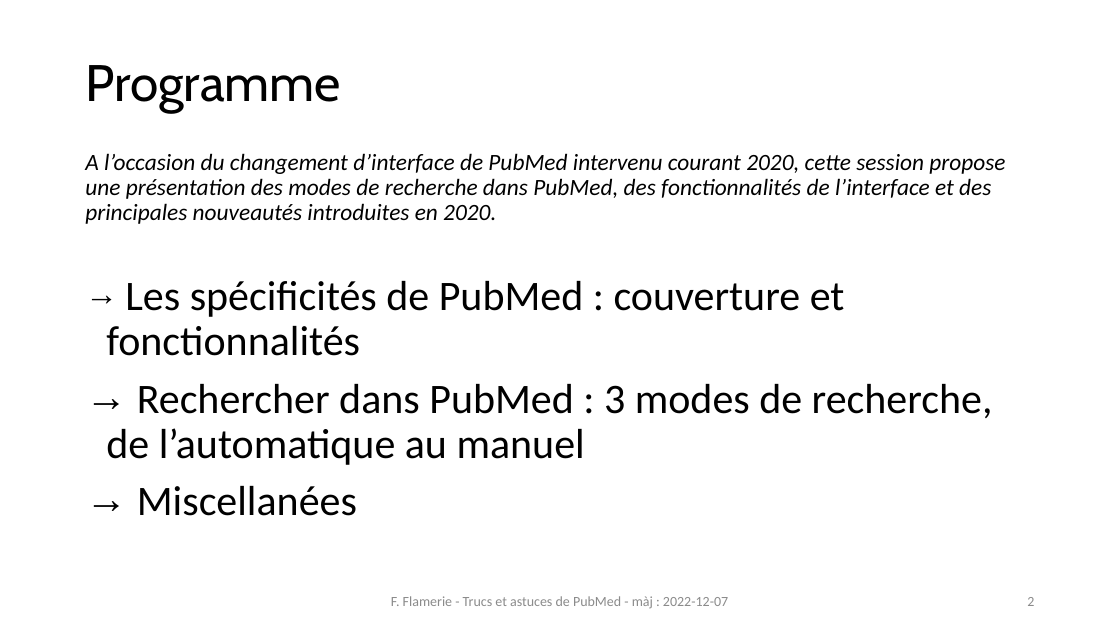
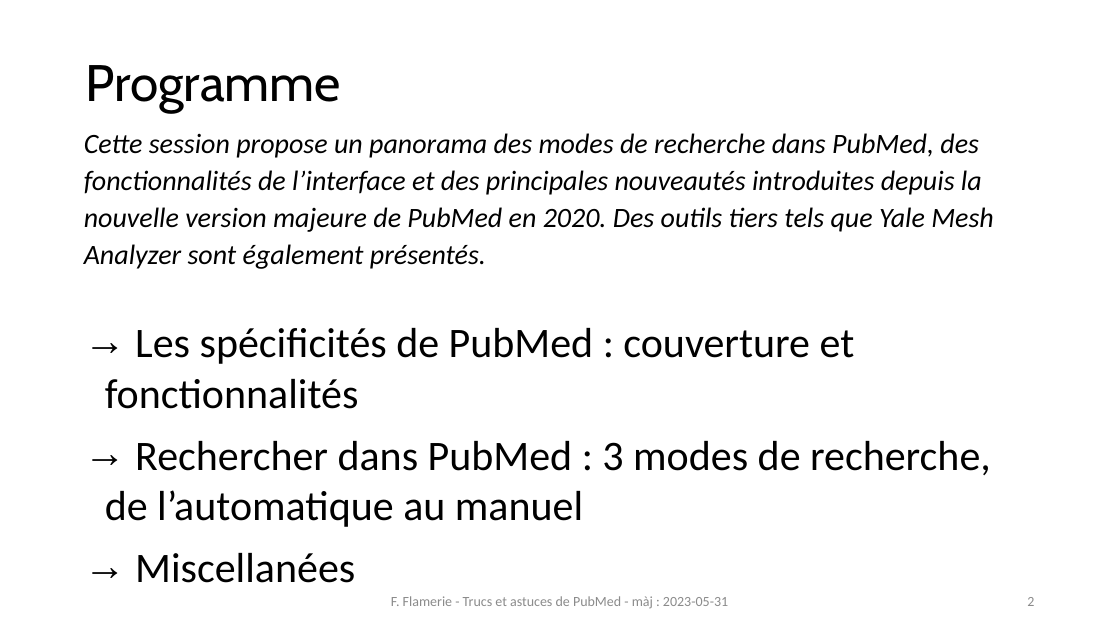
Before and after one commit to fflamerie/formbiblio, a slide deck: slide 2 of docs/module1-2_pubmed.pptx. Drawn at 1120x630 pixels with LibreOffice and Linux fonts; fonts in the diff are those of the drawing. Boxes give left, top, right and bottom in pixels: in the first picture for what was removed or moved away, otherwise in the second. Text is boxed around its words. In the diff, an @@ line names an element or a change of style, - is before the commit and + after.

```diff
--- a/docs/module1-2_pubmed.pptx
+++ b/docs/module1-2_pubmed.pptx
@@ text "Cette session propose un panorama ...": place and size @@
-text "Cette session propose un panorama ..." at <box>85,153,1005,516</box>
+text "Cette session propose un panorama ..." at <box>84,133,994,583</box>
@@ text at <box>84,133,994,269</box>: text changed; size 20 to 24 pt @@
-A l’occasion du changement d’interface de PubMed intervenu courant 2020, cette session propose une présentation des modes de recherche dans PubMed, des fonctionnalités de l’interface et des principales nouveautés introduites en 2020.
+Cette session propose un panorama des modes de recherche dans PubMed, des fonctionnalités de l’interface et des principales nouveautés introduites depuis la nouvelle version majeure de PubMed en 2020. Des outils tiers tels que Yale Mesh Analyzer sont également présentés.
@@ text at <box>105,328,991,583</box>: line spacing 0.9 to 1 @@
@@ text at <box>391,596,728,608</box>: text changed @@
-F. Flamerie - Trucs et astuces de PubMed - màj : 2022-12-07
+F. Flamerie - Trucs et astuces de PubMed - màj : 2023-05-31
```
Also in this commit, not shown: 34 other slides changed, 3 slides added, 7 other files.
